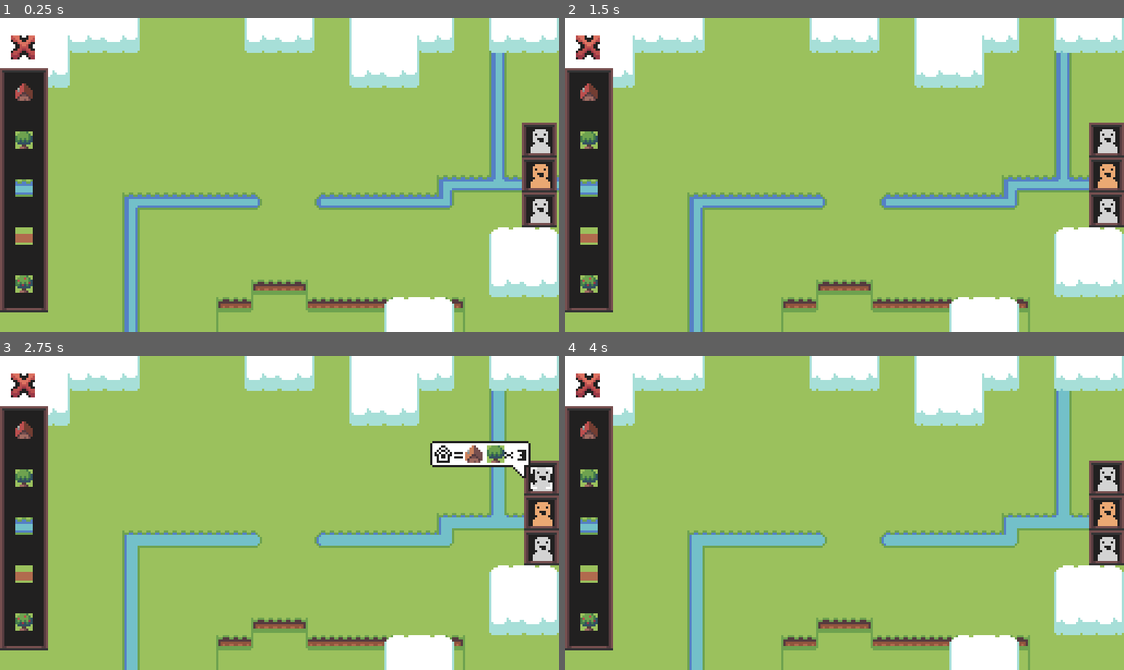
Above: before the commit, frames 1-4 (two rows, left to right).
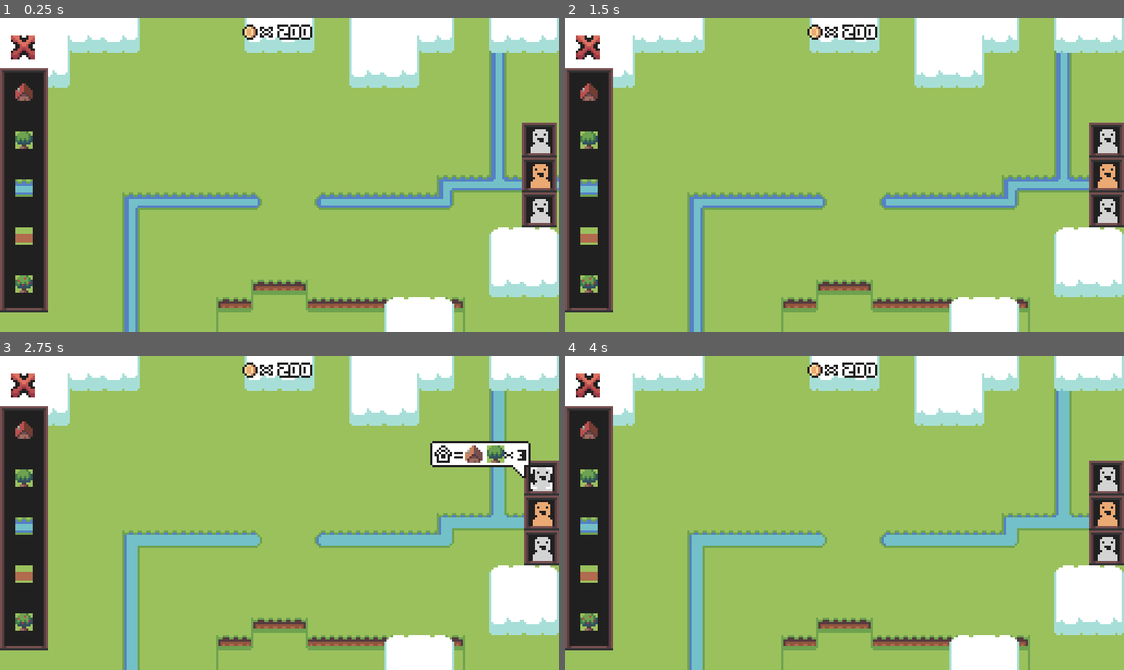
Above: after the commit, the same moments.

Repository: food-please/LSJ3
Game: Godot game, scene res://src/main.tscn
Two runs of this game, one before a commit and one after it. Both use one fixed random seed, a clock stepped at 60 frames per second and the inputs below. Sound files missing from this copy of the repository are replaced by a short silence.
Inputs (mouse positions are in pixels of both pictures, inside the frame that each line leads up to):
- Up to frame 1 (0.25 s): no input
- Up to frame 2 (1.5 s): click (1107, 140) at 0.52 s; click (1107, 140) at 1.27 s
- Up to frame 3 (2.75 s): click (542, 478) at 2.02 s
- Up to frame 4 (4 s): tap Enter (ui_accept) at 2.75, 3.02, 3.5 s; move the mouse to (967, 497) at 2.77 s; press the mouse at (967, 497) at 2.78 s; release the mouse at (967, 497) at 3.5 s; drag from (732, 528) to (816, 575) at 3.52 s

The runs differ from the first frame. In frame 1, 0.3% of the frame differs, in the area x 43-56%, y 2-7%; in frame 2, 0.3%; in frame 3, 0.3%; in frame 4, 0.3%.

Commit message:
Add occupancy grid, show cells that are occupied and prevent moving in

Diff:
--- a/project.godot
+++ b/project.godot
@@ -22,6 +22,7 @@
 
 [autoload]
 
+Economy="*res://src/economy.gd"
 Events="*res://src/input_events.gd"
 Music="*res://music/music_player.tscn"
 
--- /dev/null
+++ b/src/economy.gd
@@ -0,0 +1,15 @@
+extends Node
+
+signal points_changed
+
+var points: = 200:
+	set(value):
+		if value != points:
+			points = value
+			points_changed.emit()
+
+var _score = 0
+
+
+func add_score(value: int) -> void:
+	_score += value
--- a/src/input_events.gd
+++ b/src/input_events.gd
@@ -5,6 +5,9 @@
 
 @warning_ignore("unused_signal")
 signal construction_placed(construction: Construction)
+
+@warning_ignore("unused_signal")
+signal construction_erased(construction: Construction)
 
 @warning_ignore("unused_signal")
 signal invalid_construction_placed
--- a/src/main.tscn
+++ b/src/main.tscn
@@ -9,15 +9,19 @@
 [ext_resource type="TileSet" uid="uid://cye0b5thdvtrg" path="res://world/tilesets/cloud_tileset.tres" id="4_oapi2"]
 [ext_resource type="Texture2D" uid="uid://cwpt6t88mbdqs" path="res://assets/eroge_48.png" id="5_nsjrr"]
 [ext_resource type="Script" path="res://world/building_manager.gd" id="6_a535o"]
-[ext_resource type="TileSet" uid="uid://d34lmt0p41ffk" path="res://world/tilesets/passability_tileset.tres" id="7_jydi2"]
+[ext_resource type="TileSet" uid="uid://untefkqyfnvo" path="res://world/tilesets/occupancy_tileset.tres" id="7_bec0d"]
 [ext_resource type="PackedScene" uid="uid://bojbjaa4wbvtc" path="res://citizens/citizen_bar.tscn" id="8_nkyc8"]
-[ext_resource type="Script" path="res://world/occupancy_grid.gd" id="8_rjhgp"]
+[ext_resource type="Script" path="res://world/passability.gd" id="8_rjhgp"]
 [ext_resource type="PackedScene" uid="uid://dse1e7q3w1xcg" path="res://src/ui/constructions/constructions_bar.tscn" id="8_v5mau"]
+[ext_resource type="Script" path="res://world/occupancy.gd" id="9_0d26j"]
 [ext_resource type="PackedScene" uid="uid://bdf37g5aeln1b" path="res://src/ui/constructions/trash_can.tscn" id="10_v5tt3"]
 [ext_resource type="Texture2D" uid="uid://c52ahyllb7xmo" path="res://src/ui/constructions/erase/erase_button.atlastex" id="11_0d2dl"]
 [ext_resource type="Resource" uid="uid://bbv2rejjgear0" path="res://constructions/construction_category_all.tres" id="12_1galp"]
 [ext_resource type="Script" path="res://src/ui/constructions/erase/erase_button.gd" id="12_7s2lt"]
 [ext_resource type="Script" path="res://src/ui/constructions/ui_construction_requirements.gd" id="14_ilt6t"]
+[ext_resource type="Script" path="res://src/ui/points/ui_points.gd" id="17_din5s"]
+[ext_resource type="Texture2D" uid="uid://d320hric3fbpm" path="res://src/ui/points/points_icon.atlastex" id="17_lnkpx"]
+[ext_resource type="PackedScene" uid="uid://ugarwydgnx5v" path="res://src/ui/number/ui_number.tscn" id="18_tohm6"]
 [ext_resource type="Script" path="res://sfx/sfx.gd" id="19_7xmgd"]
 
 [sub_resource type="ShaderMaterial" id="ShaderMaterial_5iwj5"]
@@ -46,9 +50,10 @@
 tile_map_data = PackedByteArray("AAAMAAAAAAALAAoAAAAMAAEAAAALAAsAAAAMAAIAAAALAAwAAAANAAIAAAANAAwAAAANAAEAAAANAAoAAAANAA …(3344 unchanged characters)…
 tile_set = ExtResource("3_212mq")
 
-[node name="Buildings" type="Node2D" parent="World" node_paths=PackedStringArray("world", "trash_can", "camera")]
+[node name="Buildings" type="Node2D" parent="World" node_paths=PackedStringArray("occupants", "world", "trash_can", "camera")]
 y_sort_enabled = true
 script = ExtResource("6_a535o")
+occupants = NodePath("../OccupancyGrid")
 world = NodePath("..")
 trash_can = NodePath("../../UI/ConstructionBar/VBoxContainer/TrashCan")
 camera = NodePath("../../TouchCamera")
@@ -56,8 +61,12 @@
 
 [node name="PassabilityGrid" type="TileMapLayer" parent="World/Buildings"]
 show_behind_parent = true
-tile_set = ExtResource("7_jydi2")
+tile_set = ExtResource("7_bec0d")
 script = ExtResource("8_rjhgp")
+
+[node name="OccupancyGrid" type="TileMapLayer" parent="World"]
+tile_set = ExtResource("7_bec0d")
+script = ExtResource("9_0d26j")
 
 [node name="Clouds" type="TileMapLayer" parent="World"]
 tile_map_data = PackedByteArray("AAADAP7/AAAMAAgAAAADAP//AAAMAAkAAAADAAAAAAAKAAsAAAACAAAAAAANAAgAAAABAAAAAAAMAAgAAAAAAA …(2320 unchanged characters)…
@@ -103,6 +112,43 @@
 mouse_filter = 2
 script = ExtResource("14_ilt6t")
 
+[node name="Points" type="Control" parent="UI"]
+layout_mode = 3
+anchors_preset = 5
+anchor_left = 0.5
+anchor_right = 0.5
+grow_horizontal = 2
+mouse_filter = 2
+script = ExtResource("17_din5s")
+
+[node name="Counter" type="MarginContainer" parent="UI/Points"]
+layout_mode = 1
+anchors_preset = 5
+anchor_left = 0.5
+anchor_right = 0.5
+offset_left = -32.0
+offset_right = 32.0
+offset_bottom = 11.0
+grow_horizontal = 2
+theme_override_constants/margin_top = 2
+
+[node name="CenterContainer" type="CenterContainer" parent="UI/Points/Counter"]
+layout_mode = 2
+
+[node name="HBoxContainer" type="HBoxContainer" parent="UI/Points/Counter/CenterContainer"]
+layout_mode = 2
+theme_override_constants/separation = 0
+
+[node name="TextureRect" type="TextureRect" parent="UI/Points/Counter/CenterContainer/HBoxContainer"]
+custom_minimum_size = Vector2(0, 9)
+layout_mode = 2
+texture = ExtResource("17_lnkpx")
+stretch_mode = 3
+
+[node name="Number" parent="UI/Points/Counter/CenterContainer/HBoxContainer" instance=ExtResource("18_tohm6")]
+layout_mode = 2
+type = "white"
+
 [node name="PaletteClamp" type="CanvasLayer" parent="."]
 
 [node name="ColorRect" type="ColorRect" parent="PaletteClamp"]
--- a/src/ui/number/ui_number.gd
+++ b/src/ui/number/ui_number.gd
@@ -14,6 +14,24 @@
 	preload("res://src/ui/number/number_9.atlastex"),
 ]
 
+const WHITE_DIGITS: = [
+	preload("res://src/ui/number/number_0_white.atlastex"),
+	preload("res://src/ui/number/number_1_white.atlastex"),
+	preload("res://src/ui/number/number_2_white.atlastex"),
+	preload("res://src/ui/number/number_3_white.atlastex"),
+	preload("res://src/ui/number/number_4_white.atlastex"),
+	preload("res://src/ui/number/number_5_white.atlastex"),
+	preload("res://src/ui/number/number_6_white.atlastex"),
+	preload("res://src/ui/number/number_7_white.atlastex"),
+	preload("res://src/ui/number/number_8_white.atlastex"),
+	preload("res://src/ui/number/number_9_white.atlastex"),
+]
+
+@export_enum("black", "white") var type: = "black":
+	set(value):
+		type = value
+		set_quantity(quantity)
+
 @export_range(0, 9999, 1, "greater_than") var quantity: int:
 	set = set_quantity
 
@@ -29,25 +47,29 @@
 	if not is_inside_tree():
 		await ready
 
-	_ones.texture = DIGITS[value % 10]
+	var texture_source: = DIGITS
+	if type == "white":
+		texture_source = WHITE_DIGITS
+
+	_ones.texture = texture_source[value % 10]
 
 	if value > 9:
 		@warning_ignore("integer_division")
-		_tens.texture = DIGITS[(value/10)%10]
+		_tens.texture = texture_source[(value/10)%10]
 		_tens.show()
 	else:
 		_tens.hide()
 
 	if value > 99:
 		@warning_ignore("integer_division")
-		_hundreds.texture = DIGITS[(value/100)%10]
+		_hundreds.texture = texture_source[(value/100)%10]
 		_hundreds.show()
 	else:
 		_hundreds.hide()
 
 	if value > 999:
 		@warning_ignore("integer_division")
-		_thousands.texture = DIGITS[(value/1000)%10]
+		_thousands.texture = texture_source[(value/1000)%10]
 		_thousands.show()
 	else:
 		_thousands.hide()
--- a/src/ui/number/ui_number.tscn
+++ b/src/ui/number/ui_number.tscn
@@ -28,7 +28,7 @@
 [node name="Decs" type="TextureRect" parent="Items"]
 visible = false
 layout_mode = 2
-texture = ExtResource("3_jwwe3")
+texture = ExtResource("2_ynsjo")
 stretch_mode = 3
 
 [node name="Ones" type="TextureRect" parent="Items"]
--- /dev/null
+++ b/src/ui/points/floating_point.tscn
@@ -0,0 +1,95 @@
+[gd_scene load_steps=8 format=3 uid="uid://4i0knhcpel50"]
+
+[ext_resource type="Texture2D" uid="uid://groxpok7j3ck" path="res://src/ui/points/points_icon_small.atlastex" id="1_54mrt"]
+[ext_resource type="Script" path="res://src/ui/points/ui_floating_point.gd" id="1_cuuap"]
+[ext_resource type="Texture2D" uid="uid://120cspvxbrho" path="res://src/ui/points/addition.atlastex" id="2_fl2ho"]
+[ext_resource type="PackedScene" uid="uid://ugarwydgnx5v" path="res://src/ui/number/ui_number.tscn" id="3_gr885"]
+
+[sub_resource type="Animation" id="Animation_jlwv5"]
+length = 0.001
+tracks/0/type = "value"
+tracks/0/imported = false
+tracks/0/enabled = true
+tracks/0/path = NodePath("HBoxContainer:position")
+tracks/0/interp = 1
+tracks/0/loop_wrap = true
+tracks/0/keys = {
+"times": PackedFloat32Array(0),
+"transitions": PackedFloat32Array(1),
+"update": 0,
+"values": [Vector2(0, 0)]
+}
+
+[sub_resource type="Animation" id="Animation_pgs6v"]
+resource_name = "default"
+length = 0.6
+step = 0.1
+tracks/0/type = "method"
+tracks/0/imported = false
+tracks/0/enabled = true
+tracks/0/path = NodePath(".")
+tracks/0/interp = 1
+tracks/0/loop_wrap = true
+tracks/0/keys = {
+"times": PackedFloat32Array(0.6),
+"transitions": PackedFloat32Array(1),
+"values": [{
+"args": [],
+"method": &"queue_free"
+}]
+}
+tracks/1/type = "value"
+tracks/1/imported = false
+tracks/1/enabled = true
+tracks/1/path = NodePath("HBoxContainer:position")
+tracks/1/interp = 2
+tracks/1/loop_wrap = true
+tracks/1/keys = {
+"times": PackedFloat32Array(0, 0.6),
+"transitions": PackedFloat32Array(1, 1),
+"update": 0,
+"values": [Vector2(0, 0), Vector2(0, -16)]
+}
+
+[sub_resource type="AnimationLibrary" id="AnimationLibrary_cwudg"]
+_data = {
+"RESET": SubResource("Animation_jlwv5"),
+"default": SubResource("Animation_pgs6v")
+}
+
+[node name="PointsIndicator" type="Control"]
+layout_mode = 3
+anchors_preset = 0
+offset_top = -16.0
+offset_right = 28.0
+offset_bottom = -8.0
+script = ExtResource("1_cuuap")
+
+[node name="HBoxContainer" type="HBoxContainer" parent="."]
+custom_minimum_size = Vector2(0, 8)
+layout_mode = 2
+offset_right = 22.0
+offset_bottom = 9.0
+theme_override_constants/separation = 1
+
+[node name="PointsIcon" type="TextureRect" parent="HBoxContainer"]
+layout_mode = 2
+texture = ExtResource("1_54mrt")
+stretch_mode = 3
+
+[node name="Operation" type="TextureRect" parent="HBoxContainer"]
+layout_mode = 2
+texture = ExtResource("2_fl2ho")
+stretch_mode = 3
+
+[node name="Number" parent="HBoxContainer" instance=ExtResource("3_gr885")]
+custom_minimum_size = Vector2(0, 9)
+layout_mode = 2
+type = "white"
+
+[node name="AnimationPlayer" type="AnimationPlayer" parent="HBoxContainer"]
+root_node = NodePath("../..")
+libraries = {
+"": SubResource("AnimationLibrary_cwudg")
+}
+autoplay = "default"
--- /dev/null
+++ b/src/ui/points/ui_floating_point.gd
@@ -0,0 +1,28 @@
+extends Control
+
+const PLUS: = preload("res://src/ui/points/addition.atlastex")
+const MINUS: = preload("res://src/ui/points/subtraction.atlastex")
+
+@export var quantity: = 0:
+	set(value):
+		quantity = value
+
+		if not is_inside_tree():
+			await ready
+
+		if quantity >= 0:
+			_operator.texture = PLUS
+
+			_number.modulate = Color.WHITE
+			_operator.modulate = Color.WHITE
+
+		else:
+			_operator.texture = MINUS
+
+			_number.modulate = Color.RED
+			_operator.modulate = Color.RED
+
+		_number.quantity = abs(quantity)
+
+@onready var _operator: = $HBoxContainer/Operation as Control
+@onready var _number: = $HBoxContainer/Number as UINumber
--- /dev/null
+++ b/src/ui/points/ui_points.gd
@@ -0,0 +1,41 @@
+extends Control
+
+const FLOATING_PTS: = preload("res://src/ui/points/floating_point.tscn")
+
+@export var delta_duration: = 0.4
+
+var _tween: Tween
+
+@onready var _number: = $Counter/CenterContainer/HBoxContainer/Number as UINumber
+
+func _ready() -> void:
+	_number.quantity = Economy.points
+
+	Economy.points_changed.connect(_on_points_changed)
+
+	Events.construction_placed.connect(_on_construction_placed)
+
+
+func _on_points_changed() -> void:
+	if _tween:
+		_tween.kill()
+	_tween = create_tween().set_ease(Tween.EASE_OUT).set_trans(Tween.TRANS_QUAD)
+	_tween.tween_property(_number, "quantity", Economy.points, delta_duration)
+
+
+func _on_construction_placed(construction: Construction) -> void:
+	var new_floating_points: = FLOATING_PTS.instantiate()
+	add_child(new_floating_points)
+
+	if construction is ConstructionDwelling:
+		new_floating_points.quantity = construction.value
+
+	elif construction is TerrainConstruction:
+		new_floating_points.quantity = -construction.value * construction.get_cells().size()
+
+	else:
+		new_floating_points.quantity = -construction.value
+
+	var cam_pos: Vector2 = construction.get_viewport().get_camera_2d().get_parent().global_position
+	new_floating_points.global_position = construction.global_position - Vector2(0, 4)	\
+		- cam_pos + Vector2(128, 72)
--- a/world/building_manager.gd
+++ b/world/building_manager.gd
@@ -3,6 +3,8 @@
 const CONSTRUCTION: = preload("res://constructions/construction.tscn")
 
 const COLOR: = [ Color.WHITE, Color(1.0, 0.0, 0.0, 0.7), Color(0.0, 1.0, 0.0, 0.7)]
+
+@export var occupants: OccupiedTiles
 
 @export var world: World
 
@@ -32,7 +34,7 @@
 
 var _drag_distance: = 0.0
 
-@onready var passable_cells: = $PassabilityGrid as OccupancyGrid
+@onready var passable_cells: = $PassabilityGrid as PassableTiles
 
 
 func _ready() -> void:
@@ -43,6 +45,7 @@
 
 	await get_tree().root.ready
 
+	assert(occupants, "The building manager must have a path to the OccupiedTiles object!")
 	assert(world, "The building manager must have a path to the World object!")
 	_grid = world.terrain
 	assert(_grid, "The building manager must have a TileMapLayer that defines the playable grid!")
@@ -135,6 +138,8 @@
 			null
 		)
 		construction.queue_free()
+
+		Events.construction_erased.emit(construction)
 		return true
 	return false
 
@@ -164,6 +169,11 @@
 func _move_construction_to_cell(construction: Construction, cell: Vector2i,
 		target: Vector2i) -> void:
 	construction.preview_at_position(target)
+
+	if construction is ConstructionDwelling:
+		if occupants.do_cells_have_citizens(construction.get_occupied_cells(cell)):
+			construction.flag_as_invalid()
+			return
 
 	if not construction.evaluate_requirements(cell, passable_cells.get_occupant_data,
 			world.get_terrain_at_cells):
--- /dev/null
+++ b/world/occupancy.gd
@@ -0,0 +1,47 @@
+class_name OccupiedTiles extends TileMapLayer
+
+const TileSource: = Vector2i(28, 3)
+
+
+func _ready() -> void:
+	hide()
+
+	Events.construction_placed.connect(_on_construction_placed)
+
+	Events.construction_data_selected.connect(_on_construction_data_selected)
+
+	Events.erase_selected.connect(
+		func(_toggle: bool):
+			hide()
+	)
+
+	Events.construction_erased.connect(
+		func(cnst: Construction):
+			for cell: Vector2i in cnst.get_occupied_cells(cnst.cell):
+				erase_cell(cell)
+	)
+
+
+func do_cells_have_citizens(cells: Array[Vector2i]) -> bool:
+	var used_cells: = get_used_cells()
+	for cell in cells:
+		if cell in used_cells:
+			return true
+	return false
+
+
+func _on_construction_data_selected(data: ConstructionData, _anchor: RemoteTransform2D) -> void:
+	if data:
+		var new_cnst: = data.variations[0].instantiate()
+		if new_cnst is ConstructionDwelling:
+			show()
+		new_cnst.free()
+		return
+
+	hide()
+
+
+func _on_construction_placed(construction: Construction) -> void:
+	if construction is ConstructionDwelling:
+		for cell: Vector2i in construction.get_occupied_cells(construction.cell):
+			set_cell(cell, 0, TileSource)
--- a/world/occupancy_grid.gd
+++ b/world/passability.gd
@@ -1,6 +1,6 @@
-class_name OccupancyGrid extends TileMapLayer
+class_name PassableTiles extends TileMapLayer
 
-const CELL_COORDS: = Vector2i(0, 0)
+const CELL_COORDS: = Vector2i(28, 3)
 
 # Keys: cell coordinates, Value: construction data, construction pairs
 var _construction_data: = {}
@@ -44,7 +44,7 @@
 		data: ConstructionData) -> void:
 	for cell in cells:
 		if is_occupied:
-			set_cell(cell, 1, CELL_COORDS)
+			set_cell(cell, 0, CELL_COORDS)
 			_construction_data[cell] = [data, construction]
 
 		else:
--- /dev/null
+++ b/world/tilesets/occupancy_tileset.tres
@@ -0,0 +1,12 @@
+[gd_resource type="TileSet" load_steps=3 format=3 uid="uid://untefkqyfnvo"]
+
+[ext_resource type="Texture2D" uid="uid://64osm8pikkir" path="res://world/tch_world_tiles.png" id="1_wcp5f"]
+
+[sub_resource type="TileSetAtlasSource" id="TileSetAtlasSource_5o8vx"]
+texture = ExtResource("1_wcp5f")
+texture_region_size = Vector2i(8, 8)
+28:3/0 = 0
+
+[resource]
+tile_size = Vector2i(8, 8)
+sources/0 = SubResource("TileSetAtlasSource_5o8vx")
--- a/world/world.gd
+++ b/world/world.gd
@@ -99,8 +99,16 @@
 
 		_update_terrain(updated_cells)
 
+		Economy.points -= construction.value * changes.size()
+		Economy.add_score(construction.value * changes.size())
+
 	elif construction is ConstructionDwelling:
-		pass
+		Economy.points += construction.value
+		Economy.add_score(construction.value)
+
+	else:
+		Economy.points -= construction.value
+		Economy.add_score(construction.value)
 
 
 func _update_autotiles(cells_to_update: Rect2i) -> void:
Not shown: 1 places in src/main.tscn that only renumber resources
Binary file added: src/ui/number/number_0_white.atlastex
Binary file added: src/ui/number/number_1_white.atlastex
Binary file added: src/ui/number/number_2_white.atlastex
Binary file added: src/ui/number/number_3_white.atlastex
Binary file added: src/ui/number/number_4_white.atlastex
Binary file added: src/ui/number/number_5_white.atlastex
Binary file added: src/ui/number/number_6_white.atlastex
Binary file added: src/ui/number/number_7_white.atlastex
Binary file added: src/ui/number/number_8_white.atlastex
Binary file added: src/ui/number/number_9_white.atlastex
Binary file added: src/ui/points/addition.atlastex
(and 3 more such lines)
